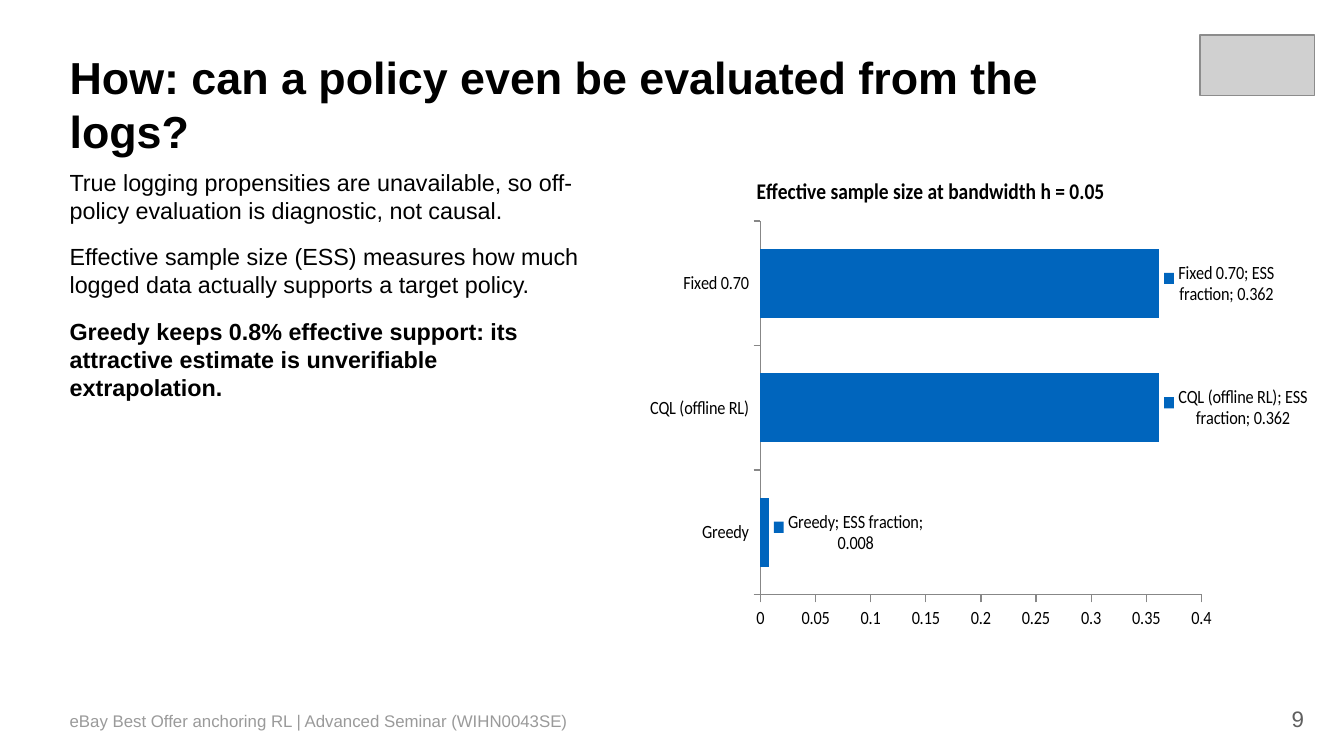
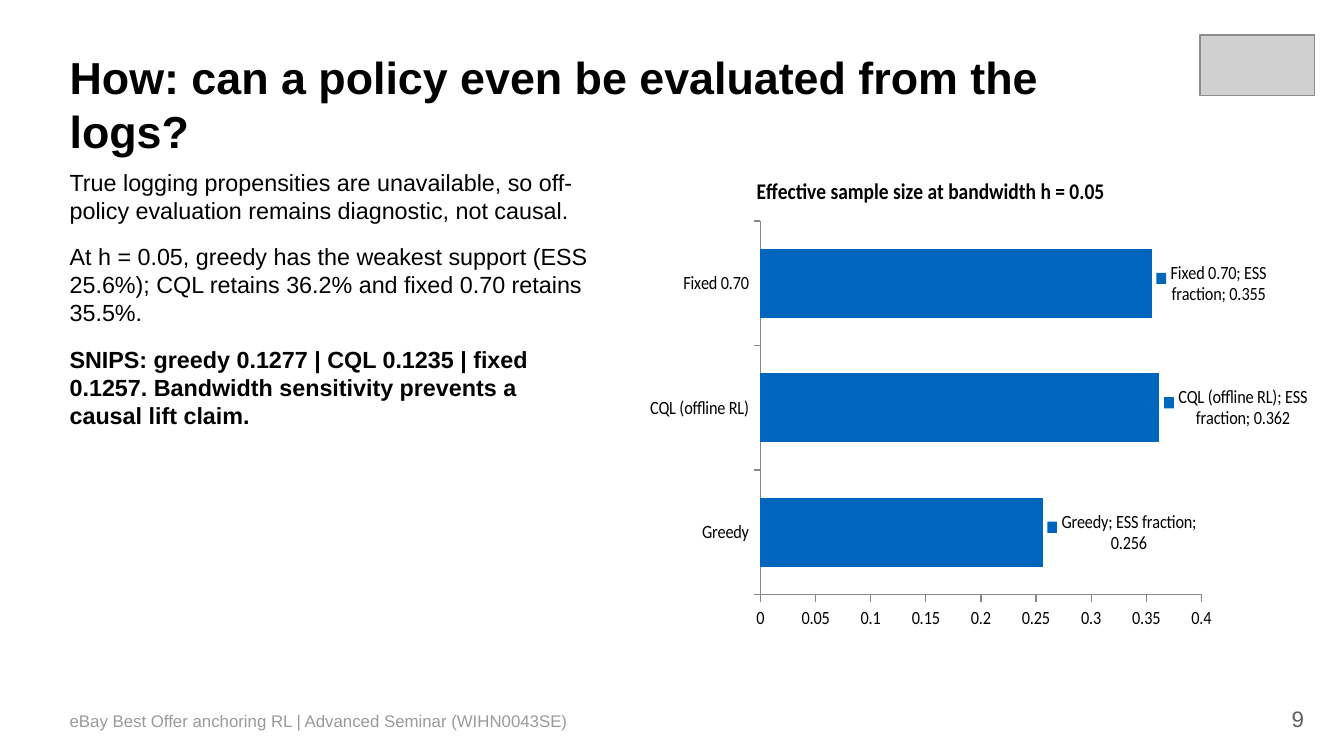
Before and after one commit to soluthan/ebay-anchoring-rl-final, a slide deck: slide 9 of report/ebay_anchoring_rl_presentation.pptx. Drawn at 1344x756 pixels with LibreOffice and Linux fonts; fonts in the diff are those of the drawing; grey boxes stand for pictures. Boxes give left, top, right and bottom in pixels: in the first picture for what was removed or moved away, otherwise in the second. Text is boxed around its words. In the diff, an @@ line names an element or a change of style, - is before the commit and + after.

```diff
--- a/report/ebay_anchoring_rl_presentation.pptx
+++ b/report/ebay_anchoring_rl_presentation.pptx
@@ text at [70, 174, 587, 425]: text changed @@
-True logging propensities are unavailable, so off-policy evaluation is diagnostic, not causal.
-Effective sample size (ESS) measures how much logged data actually supports a target policy.
-Greedy keeps 0.8% effective support: its attractive estimate is unverifiable extrapolation.
+True logging propensities are unavailable, so off-policy evaluation remains diagnostic, not causal.
+At h = 0.05, greedy has the weakest support (ESS 25.6%); CQL retains 36.2% and fixed 0.70 retains 35.5%.
+SNIPS: greedy 0.1277 | CQL 0.1235 | fixed 0.1257. Bandwidth sensitivity prevents a causal lift claim.
@@ bar chart at [638, 155, 1310, 638] @@
@@ ESS fraction, Greedy: 0.008 to 0.256 @@
@@ ESS fraction, Fixed 0.70: 0.362 to 0.355 @@
```
Also in this commit, not shown: 6 other slides changed, 1 slide removed, 25 other files.
